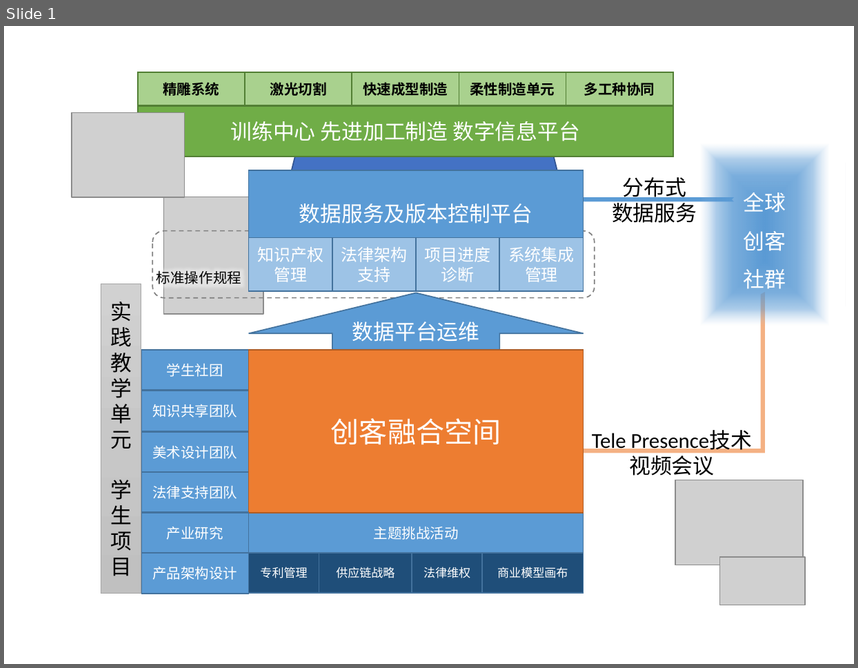
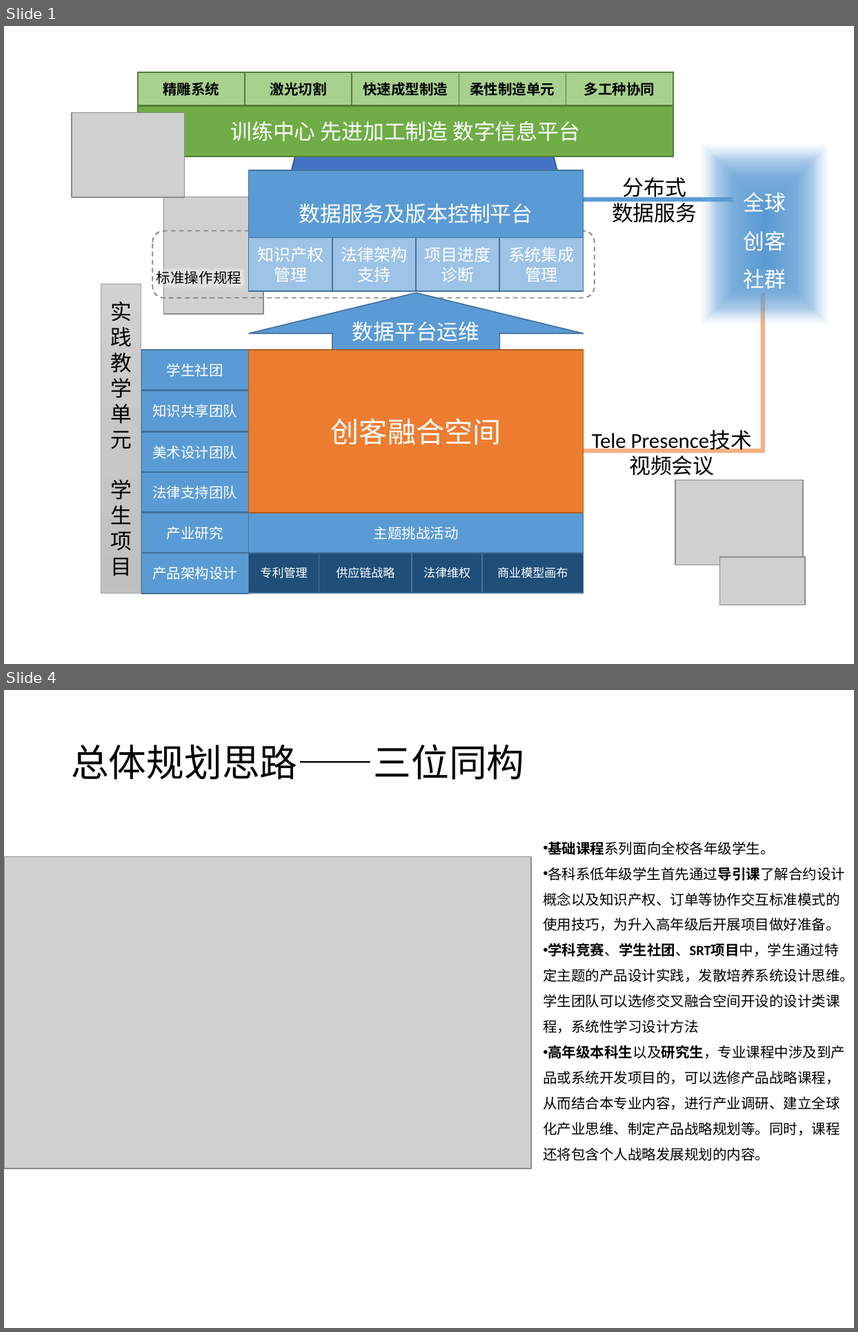
Before and after one commit to woodyme/i.center_my_workzone, a slide deck: 训练中心创客交叉融合空间建设/doc/创客融合空间运行模式.pptx. Shown one above the other, each under a label of ours: slide 1 before the commit, slides 1 and 4 after it; the slides between them are not shown. The pictures are 858x668 and 858x1332 pixels, drawn with LibreOffice and Linux fonts; fonts in the diff are those of the drawing; grey boxes stand for pictures. Boxes give left, top, right and bottom in pixels: in the first picture for what was removed or moved away, otherwise in the second. Text is boxed around its words. In the diff, an @@ line names an element or a change of style, - is before the commit and + after.

Commit message:
update 创客交叉融合空间运行模式

```diff
--- a/训练中心创客交叉融合空间建设/doc/创客融合空间运行模式.pptx
+++ b/训练中心创客交叉融合空间建设/doc/创客融合空间运行模式.pptx
@@ slide 4 added at [4,690,854,1328], background #FFFFFF @@
@@ title added at [71,744,525,780], 32 pt, text #000000 @@
+总体规划思路——三位同构
@@ text added at [543,841,854,1161], 12 pt, text #000000 @@
+• 基础课程系列面向全校各年级学生。
+• 各科系低年级学生首先通过导引课了解合约设计概念以及知识产权、订单等协作交互标准模式的使用技巧，为升入高年级后开展项目做好准备。
+• 学科竞赛、学生社团、SRT项目中，学生通过特定主题的产品设计实践，发散培养系统设计思维。学生团队可以选修交叉融合空间开设的设计类课程，系统性学习设计方法
+• 高年级本科生以及研究生，专业课程中涉及到产品或系统开发项目的，可以选修产品战略课程，从而结合本专业内容，进行产业调研、建立全球化产业思维、制定产品战略规划等。同时，课程还将包含个人战略发展规划的内容。
@@ picture added at [4,856,531,1169] @@
```
Also in this commit, not shown: 7 other slides added, 6 slides removed, 3 other files.
